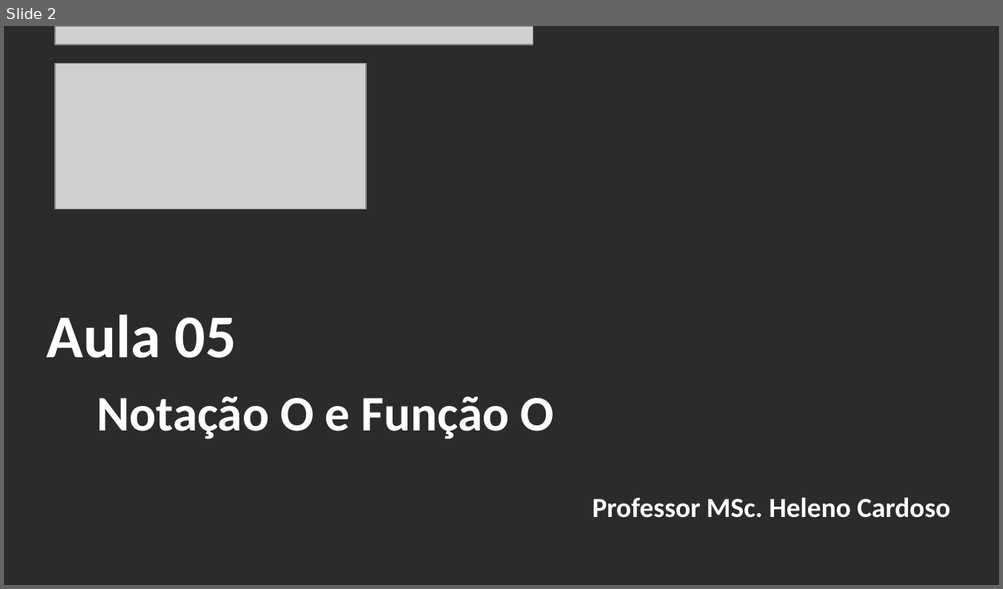
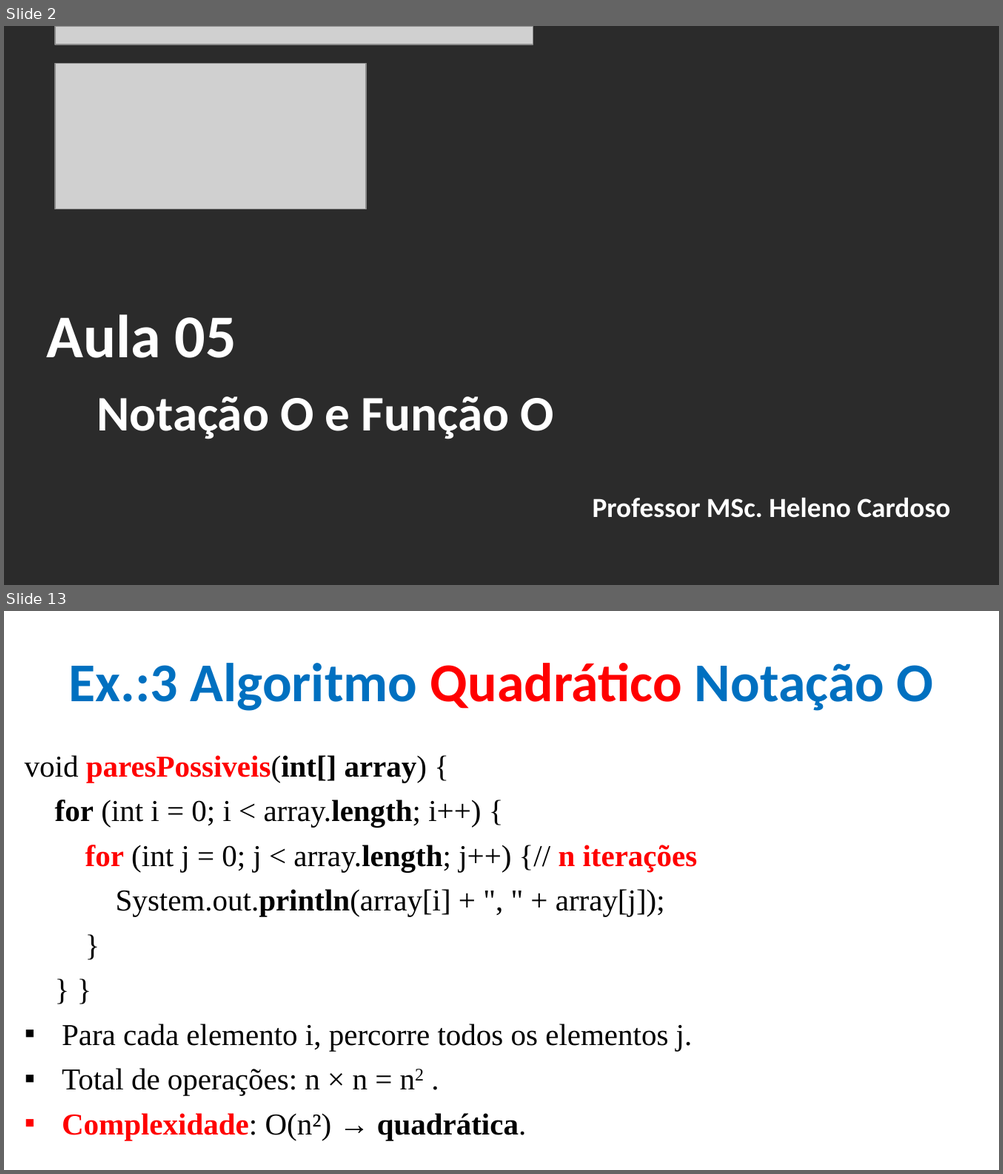
Before and after one commit to CloudEducationBrazil/WydenAlgoritmosEComplexidade, a slide deck: 01 Classes/Aula 05 - Algoritmos e Complexidade - Notação O e Função O.pptx. Shown one above the other, each under a label of ours: slide 2 before the commit, slides 2 and 13 after it; the slides between them are not shown. The pictures are 1003x589 and 1003x1174 pixels, drawn with LibreOffice and Linux fonts; fonts in the diff are those of the drawing; grey boxes stand for pictures; background and template pictures are left out; a plain dark background stands for a picture behind light text. Boxes give left, top, right and bottom in pixels: in the first picture for what was removed or moved away, otherwise in the second. Text is boxed around its words. In the diff, an @@ line names an element or a change of style, - is before the commit and + after.

```diff
--- a/01 Classes/Aula 05 - Algoritmos e Complexidade - Notação O e Função O.pptx
+++ b/01 Classes/Aula 05 - Algoritmos e Complexidade - Notação O e Função O.pptx
@@ slide 13 added at [4, 611, 999, 1170], background picture (left out) @@
@@ title added at [69, 663, 933, 711], 39.6 pt, text #0070C0, bold @@
+Ex.:3 Algoritmo Quadrático Notação O
@@ text added at [25, 755, 697, 1140], 22 pt, text #000000 @@
+void paresPossiveis(int[] array) {
+for (int i = 0; i < array.length; i++) {
+for (int j = 0; j < array.length; j++) {// n iterações
+System.out.println(array[i] + ", " + array[j]);
+}
+} }
+▪ Para cada elemento i, percorre todos os elementos j.
+▪ Total de operações: n × n = n2 .
+▪ Complexidade: O(n²) → quadrática.
```
Also in this commit, not shown: 6 slides changed, 27 other slides added, 5 other files.
